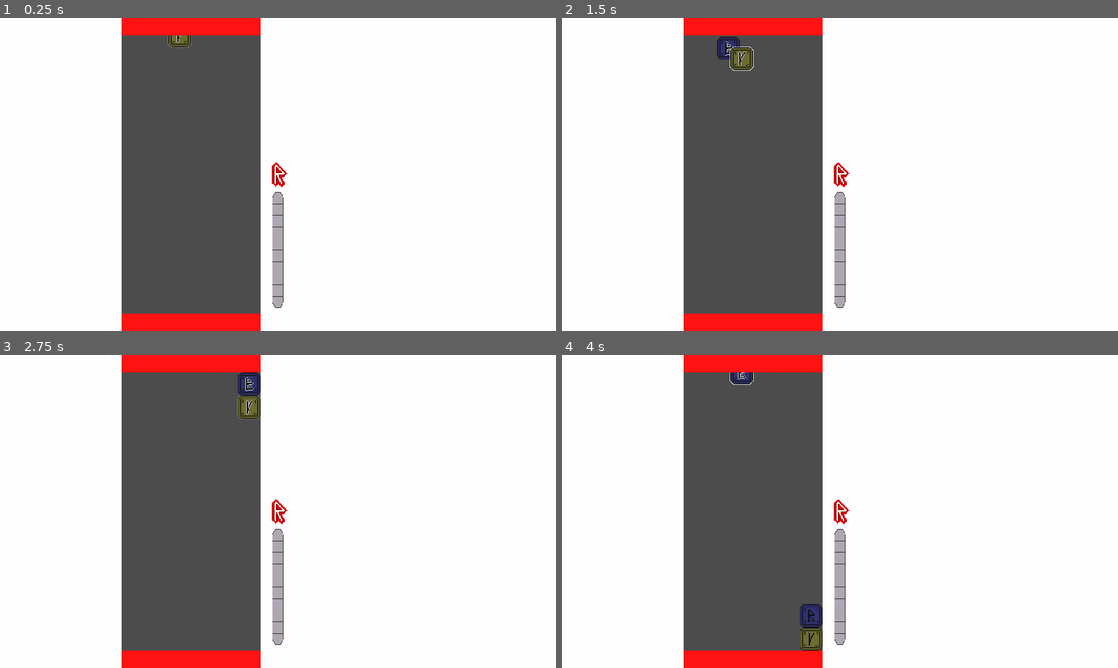
Above: before the commit, frames 1-4 (two rows, left to right).
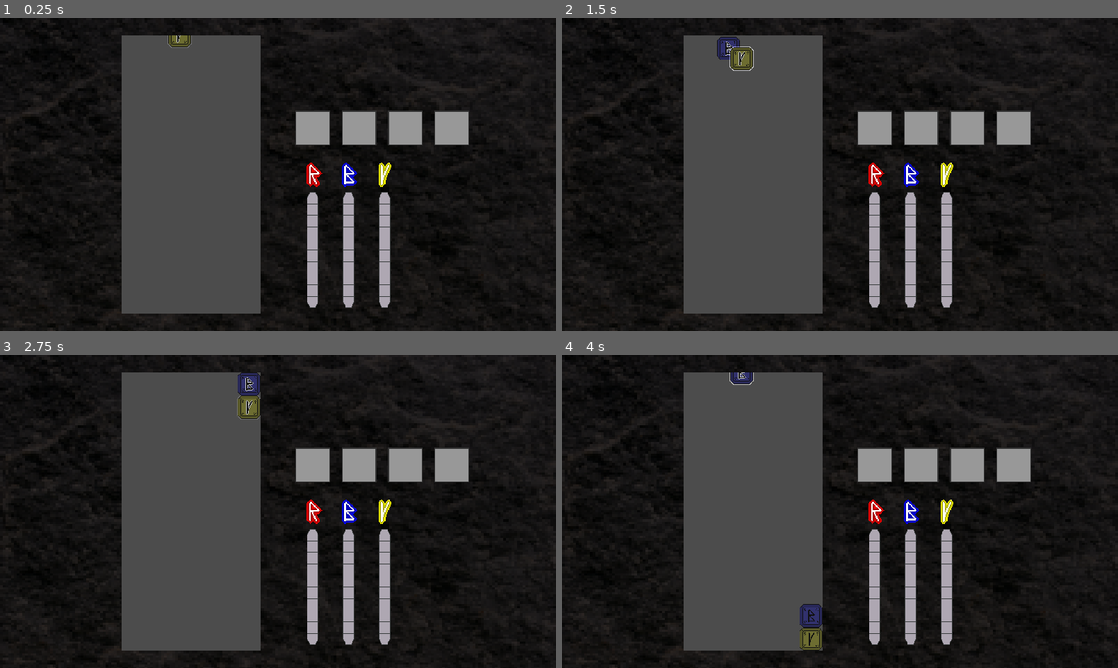
Above: after the commit, the same moments.

Repository: dreamblader/rune_ruckus
Game: Godot game, scene res://game_scene.tscn
Two runs of this game, one before a commit and one after it. Both use one fixed random seed, a clock stepped at 60 frames per second and the inputs below.
Inputs:
- Up to frame 1 (0.25 s): no input
- Up to frame 2 (1.5 s): tap Enter (ui_accept) at 0.5, 0.77 s; hold Right (ui_right) 0.53-1.28 s; hold S (drop) 0.53-1.28 s; hold Down (ui_down) from 1.28 s (still down); tap A (rotate_l) at 1.35 s
- Up to frame 3 (2.75 s): tap Enter (ui_accept) at 1.52, 2 s; release Down (ui_down) at 2.03 s; hold Right (ui_right) from 2.03 s (still down); hold D (rotate_r) from 2.03 s (still down)
- Up to frame 4 (4 s): release D (rotate_r) at 2.78 s; tap S (drop) at 2.85 s; tap Enter (ui_accept) at 3.02, 3.77 s; release Right (ui_right) at 3.53 s; hold Left (ui_left) from 3.53 s (still down); hold A (rotate_l) from 3.53 s (still down)

The runs differ from the first frame. In frame 1, 78% of the frame differs, in the area x 0-100%, y 0-100%; in frame 2, 78%; in frame 3, 78%; in frame 4, 78%.

Commit message:
added background added some ui items (scripts not finished) need to check holding down pushing runes need to check opimization when there is a lot of runes

Diff:
--- a/game_scene.tscn
+++ b/game_scene.tscn
@@ -1,52 +1,56 @@
-[gd_scene load_steps=4 format=2]
+[gd_scene load_steps=6 format=2]
 
 [ext_resource path="res://main/board.tscn" type="PackedScene" id=1]
 [ext_resource path="res://ui/data_content_scene.tscn" type="PackedScene" id=2]
+[ext_resource path="res://game_script.gd" type="Script" id=3]
+[ext_resource path="res://wall.jpg" type="Texture" id=4]
 
 [sub_resource type="Environment" id=1]
 background_mode = 4
 glow_enabled = true
 glow_hdr_threshold = 1.5
 
-[node name="Game" type="HBoxContainer"]
+[node name="Game" type="Control"]
 pause_mode = 2
+anchor_right = 1.0
+anchor_bottom = 1.0
+script = ExtResource( 3 )
+
+[node name="WorldEnvironment" type="WorldEnvironment" parent="."]
+environment = SubResource( 1 )
+
+[node name="Background" type="TextureRect" parent="."]
+modulate = Color( 0.305882, 0.286275, 0.286275, 1 )
+anchor_right = 1.0
+anchor_bottom = 1.0
+texture = ExtResource( 4 )
+expand = true
+
+[node name="Content" type="HBoxContainer" parent="."]
 anchor_right = 1.0
 anchor_bottom = 1.0
 custom_constants/separation = 0
 
-[node name="WorldEnvironment" type="WorldEnvironment" parent="."]
-environment = SubResource( 1 )
-
-[node name="LeftPadding" type="MarginContainer" parent="."]
+[node name="LeftPadding" type="MarginContainer" parent="Content"]
 margin_right = 420.0
 margin_bottom = 1080.0
-rect_min_size = Vector2( 220, 0 )
+rect_min_size = Vector2( 420, 0 )
 custom_constants/margin_right = 0
 custom_constants/margin_top = 0
 custom_constants/margin_left = 0
 custom_constants/margin_bottom = 0
 
-[node name="ColorRect" type="ColorRect" parent="LeftPadding"]
-margin_right = 420.0
-margin_bottom = 1080.0
-rect_min_size = Vector2( 420, 0 )
-
-[node name="MidContainer" type="MarginContainer" parent="."]
+[node name="MidContainer" type="MarginContainer" parent="Content"]
 margin_left = 420.0
 margin_right = 900.0
 margin_bottom = 1080.0
 rect_min_size = Vector2( 480, 0 )
 
-[node name="ColorRect" type="ColorRect" parent="MidContainer"]
-margin_right = 480.0
-margin_bottom = 1080.0
-color = Color( 1, 0.0745098, 0.0745098, 1 )
-
-[node name="Control" type="Control" parent="MidContainer"]
+[node name="Control" type="Control" parent="Content/MidContainer"]
 margin_right = 480.0
 margin_bottom = 1080.0
 
-[node name="ViewportContainer" type="ViewportContainer" parent="MidContainer/Control"]
+[node name="ViewportContainer" type="ViewportContainer" parent="Content/MidContainer/Control"]
 anchor_left = 0.5
 anchor_top = 0.5
 anchor_right = 0.5
@@ -57,14 +61,14 @@
 margin_bottom = 480.0
 rect_min_size = Vector2( 480, 960 )
 
-[node name="Viewport" type="Viewport" parent="MidContainer/Control/ViewportContainer"]
+[node name="Viewport" type="Viewport" parent="Content/MidContainer/Control/ViewportContainer"]
 size = Vector2( 480, 960 )
 handle_input_locally = false
 render_target_update_mode = 3
 
-[node name="Board" parent="MidContainer/Control/ViewportContainer/Viewport" instance=ExtResource( 1 )]
+[node name="Board" parent="Content/MidContainer/Control/ViewportContainer/Viewport" instance=ExtResource( 1 )]
 
-[node name="RightContainer" type="MarginContainer" parent="."]
+[node name="RightContainer" type="MarginContainer" parent="Content"]
 margin_left = 900.0
 margin_right = 1920.0
 margin_bottom = 1080.0
@@ -74,4 +78,4 @@
 custom_constants/margin_left = 0
 custom_constants/margin_bottom = 0
 
-[node name="DataContent" parent="RightContainer" instance=ExtResource( 2 )]
+[node name="DataContent" parent="Content/RightContainer" instance=ExtResource( 2 )]
--- /dev/null
+++ b/game_script.gd
@@ -0,0 +1,14 @@
+extends Control
+
+
+onready var data = $RightContainer/DataContent
+
+
+# Called when the node enters the scene tree for the first time.
+func _ready() -> void:
+	pass # Replace with function body.
+
+
+# Called every frame. 'delta' is the elapsed time since the previous frame.
+#func _process(delta: float) -> void:
+#	pass
--- a/main/board_script.gd
+++ b/main/board_script.gd
@@ -14,6 +14,7 @@
 
 var unlocked_colors: Array = [Rune.COLOR.RED, Rune.COLOR.YELLOW, Rune.COLOR.BLUE]
 var next_runes: Array = []
+var color_chain: Array = []
 var rng = RandomNumberGenerator.new()
 
 export (PackedScene) var rune_scene
@@ -21,6 +22,8 @@
 onready var player = $Player
 
 signal emit_orb(at_position)
+signal emit_score(value)
+signal emit_chain(value)
 
 
 func _input(event: InputEvent) -> void:
@@ -60,6 +63,8 @@
 			solve(chain_count_start+1)
 			return
 	spawn_player()
+	emit_signal("emit_chain", chain_count_start+get_color_chain_score())
+	color_chain.clear()
 
 
 func wait_runes_touch_the_ground(runes) -> void:
@@ -98,3 +103,16 @@
 	new_rune.fade_time = FADE_TIME
 	add_child(new_rune)
 	new_rune.color = old_rune.color
+	new_rune.connect("explode", self, "_on_Rune_explode")
+
+
+func get_color_chain_score() -> int:
+	if !color_chain.empty():
+		return (color_chain.size()-1)*2
+	else:
+		return 0
+
+
+func _on_Rune_explode(explode_position) -> void:
+	emit_signal("emit_score", 1)
+	emit_signal("emit_orb", explode_position)
--- a/runes/rune_script.gd
+++ b/runes/rune_script.gd
@@ -147,7 +147,6 @@
 		tween.connect("finished", self, "gone")
 	else:
 		is_floating = true
-		emit_signal("explode", null)
 	reset_chains()
 
 
@@ -165,5 +164,5 @@
 
 
 func gone() -> void:
-	emit_signal("explode", null)
+	emit_signal("explode", position)
 	queue_free()
--- a/ui/data_content_scene.tscn
+++ b/ui/data_content_scene.tscn
@@ -1,18 +1,108 @@
-[gd_scene load_steps=2 format=2]
+[gd_scene load_steps=4 format=2]
 
 [ext_resource path="res://ui/progress_bar/progress_bar_scene.tscn" type="PackedScene" id=1]
+[ext_resource path="res://ui/data_script.gd" type="Script" id=2]
+[ext_resource path="res://ui/spell_block/spell_block_scene.tscn" type="PackedScene" id=3]
 
 [node name="DataContent" type="Control"]
 margin_right = 1020.0
 margin_bottom = 1080.0
 rect_min_size = Vector2( 1020, 1080 )
+script = ExtResource( 2 )
 
 [node name="ColorRect" type="ColorRect" parent="."]
 margin_right = 1020.0
 margin_bottom = 1080.0
+color = Color( 0, 0, 0, 0.0980392 )
 
-[node name="RedProgress" parent="." instance=ExtResource( 1 )]
-margin_top = -60.0
-margin_right = 1020.0
-margin_bottom = 1560.0
+[node name="BarContainer" type="HBoxContainer" parent="."]
+margin_left = 120.0
+margin_top = 480.0
+margin_right = 920.0
+margin_bottom = 1080.0
+
+[node name="RedProgress" parent="BarContainer" instance=ExtResource( 1 )]
+anchor_top = 0.0
+anchor_bottom = 0.0
+margin_top = 0.0
+margin_bottom = 600.0
 rect_scale = Vector2( 1, 1 )
+
+[node name="BlueProgress" parent="BarContainer" instance=ExtResource( 1 )]
+anchor_top = 0.0
+anchor_bottom = 0.0
+margin_left = 124.0
+margin_top = 0.0
+margin_right = 244.0
+margin_bottom = 600.0
+rect_scale = Vector2( 1, 1 )
+my_color = 2
+
+[node name="YellowProgress" parent="BarContainer" instance=ExtResource( 1 )]
+anchor_top = 0.0
+anchor_bottom = 0.0
+margin_left = 248.0
+margin_top = 0.0
+margin_right = 368.0
+margin_bottom = 600.0
+rect_scale = Vector2( 1, 1 )
+my_color = 1
+
+[node name="OrangeProgress" parent="BarContainer" instance=ExtResource( 1 )]
+visible = false
+anchor_top = 0.0
+anchor_bottom = 0.0
+margin_left = 372.0
+margin_top = 0.0
+margin_right = 492.0
+margin_bottom = 600.0
+rect_scale = Vector2( 1, 1 )
+my_color = 5
+
+[node name="GreenProgress" parent="BarContainer" instance=ExtResource( 1 )]
+visible = false
+anchor_top = 0.0
+anchor_bottom = 0.0
+margin_left = 496.0
+margin_top = 0.0
+margin_right = 616.0
+margin_bottom = 600.0
+rect_scale = Vector2( 1, 1 )
+my_color = 3
+
+[node name="PurpleProgress" parent="BarContainer" instance=ExtResource( 1 )]
+visible = false
+anchor_top = 0.0
+anchor_bottom = 0.0
+margin_left = 620.0
+margin_top = 0.0
+margin_right = 740.0
+margin_bottom = 600.0
+rect_scale = Vector2( 1, 1 )
+my_color = 3
+
+[node name="SpeelContainer" type="HBoxContainer" parent="."]
+margin_left = 120.0
+margin_top = 320.0
+margin_right = 840.0
+margin_bottom = 440.0
+custom_constants/separation = 40
+
+[node name="SpellBlock" parent="SpeelContainer" instance=ExtResource( 3 )]
+margin_right = 120.0
+margin_bottom = 120.0
+
+[node name="SpellBlock2" parent="SpeelContainer" instance=ExtResource( 3 )]
+margin_left = 160.0
+margin_right = 280.0
+margin_bottom = 120.0
+
+[node name="SpellBlock3" parent="SpeelContainer" instance=ExtResource( 3 )]
+margin_left = 320.0
+margin_right = 440.0
+margin_bottom = 120.0
+
+[node name="SpellBlock4" parent="SpeelContainer" instance=ExtResource( 3 )]
+margin_left = 480.0
+margin_right = 600.0
+margin_bottom = 120.0
--- /dev/null
+++ b/ui/data_script.gd
@@ -0,0 +1,18 @@
+extends Control
+
+
+onready var red_progress = $BarContainer/RedProgress
+onready var blue_progress = $BarContainer/BlueProgress
+onready var yellow_progress = $BarContainer/YellowProgress
+
+
+func color_up(value:int, color_index:int) -> void:
+	match color_index:
+		Rune.COLOR.RED:
+			red_progress.add_points(value)
+		Rune.COLOR.YELLOW:
+			yellow_progress.add_points(value)
+		Rune.COLOR.BLUE:
+			blue_progress.add_points(value)
+		_:
+			push_error("Invalid color_index in color_up() call")
--- /dev/null
+++ b/ui/margin_block_box.tres
@@ -0,0 +1,8 @@
+[gd_resource type="StyleBoxFlat" format=2]
+
+[resource]
+border_width_left = 3
+border_width_top = 3
+border_width_right = 3
+border_width_bottom = 3
+border_color = Color( 0.2, 0.2, 0.2, 1 )
--- a/ui/progress_bar/progress_bar_scene.tscn
+++ b/ui/progress_bar/progress_bar_scene.tscn
@@ -14,6 +14,7 @@
 margin_top = -540.0
 margin_right = 120.0
 margin_bottom = -140.0
+rect_min_size = Vector2( 120, 400 )
 rect_scale = Vector2( 2, 2 )
 script = ExtResource( 4 )
 red_symbol = ExtResource( 5 )
@@ -24,7 +25,6 @@
 margin_right = 120.0
 margin_bottom = 120.0
 rect_min_size = Vector2( 120, 120 )
-texture = ExtResource( 6 )
 expand = true
 
 [node name="ProgressBar" type="TextureProgress" parent="."]
@@ -32,6 +32,7 @@
 margin_top = 120.0
 margin_right = 60.0
 margin_bottom = 320.0
+rect_min_size = Vector2( 20, 200 )
 rect_scale = Vector2( 2, 2 )
 max_value = 50.0
 step = 0.1
--- a/ui/progress_bar/progress_bar_script.gd
+++ b/ui/progress_bar/progress_bar_script.gd
@@ -1,11 +1,9 @@
 extends Control
-
-enum COLOR { RED, YELLOW, BLUE, GREEN , PURPLE, ORANGE}
 
 export (StreamTexture) var red_symbol
 export (StreamTexture) var blue_symbol
 export (StreamTexture) var yellow_symbol
-export (COLOR) var my_color
+export (Rune.COLOR) var my_color
 export (float) var fill_time = 0.35
 export (float) var glow_time = 0.15
 
@@ -23,11 +21,11 @@
 
 func colorize() -> void:
 	match my_color:
-		COLOR.RED:
+		Rune.COLOR.RED:
 			apply_color(red_symbol, Color(1.0, 0.19 , 0.0))
-		COLOR.BLUE:
+		Rune.COLOR.BLUE:
 			apply_color(blue_symbol, Color(0.0, 0.19 , 1.0))
-		COLOR.YELLOW:
+		Rune.COLOR.YELLOW:
 			apply_color(yellow_symbol, Color(1.0, 1.0 , 0.0))
 
 
@@ -62,11 +60,11 @@
 
 func get_glow_color() -> Color:
 		match my_color:
-			COLOR.RED:
+			Rune.COLOR.RED:
 				return Color(3.0, 1.0 , 1.0)
-			COLOR.BLUE:
+			Rune.COLOR.BLUE:
 				return Color(1.0, 1.0 , 3.0)
-			COLOR.YELLOW:
+			Rune.COLOR.YELLOW:
 				return Color(3.0, 3.0 , 1.0)
 			_:
 				return Color(1.0, 1.0, 1.0)
--- /dev/null
+++ b/ui/spell_block/spell_block_scene.tscn
@@ -0,0 +1,26 @@
+[gd_scene load_steps=6 format=2]
+
+[ext_resource path="res://ui/spell_block/spell_block_script.gd" type="Script" id=1]
+[ext_resource path="res://ui/margin_block_box.tres" type="StyleBox" id=2]
+[ext_resource path="res://ui/symbols/b_symbol.png" type="Texture" id=3]
+[ext_resource path="res://ui/symbols/r_symbol.png" type="Texture" id=4]
+[ext_resource path="res://ui/symbols/y_symbol.png" type="Texture" id=5]
+
+[node name="SpellBlock" type="MarginContainer"]
+margin_right = 40.0
+margin_bottom = 40.0
+script = ExtResource( 1 )
+red_symbol = ExtResource( 4 )
+blue_symbol = ExtResource( 3 )
+yellow_symbol = ExtResource( 5 )
+
+[node name="Panel" type="Panel" parent="."]
+margin_right = 120.0
+margin_bottom = 120.0
+custom_styles/panel = ExtResource( 2 )
+
+[node name="Label" type="TextureRect" parent="."]
+margin_right = 120.0
+margin_bottom = 120.0
+rect_min_size = Vector2( 120, 120 )
+expand = true
--- /dev/null
+++ b/ui/spell_block/spell_block_script.gd
@@ -0,0 +1,32 @@
+extends MarginContainer
+
+export (StreamTexture) var red_symbol
+export (StreamTexture) var blue_symbol
+export (StreamTexture) var yellow_symbol
+
+export (Rune.COLOR) var my_symbol = -1 setget change_symbol
+
+onready var symbol:TextureRect = $Label
+
+
+func _ready() -> void:
+	change_symbol(my_symbol)
+
+
+func unlock_block() -> void:
+	my_symbol = Rune.COLOR.NONE
+	change_symbol(my_symbol)
+
+
+func change_symbol(new_symbol:int) -> void:
+	if my_symbol >= 0:
+		my_symbol = new_symbol
+		match new_symbol:
+			Rune.COLOR.RED:
+				symbol.texture = red_symbol
+			Rune.COLOR.BLUE:
+				symbol.texture = blue_symbol
+			Rune.COLOR.YELLOW:
+				symbol.texture = yellow_symbol
+			_:
+				symbol.texture = null
Binary file added: wall.jpg
Not shown, added: wall.jpg.import
